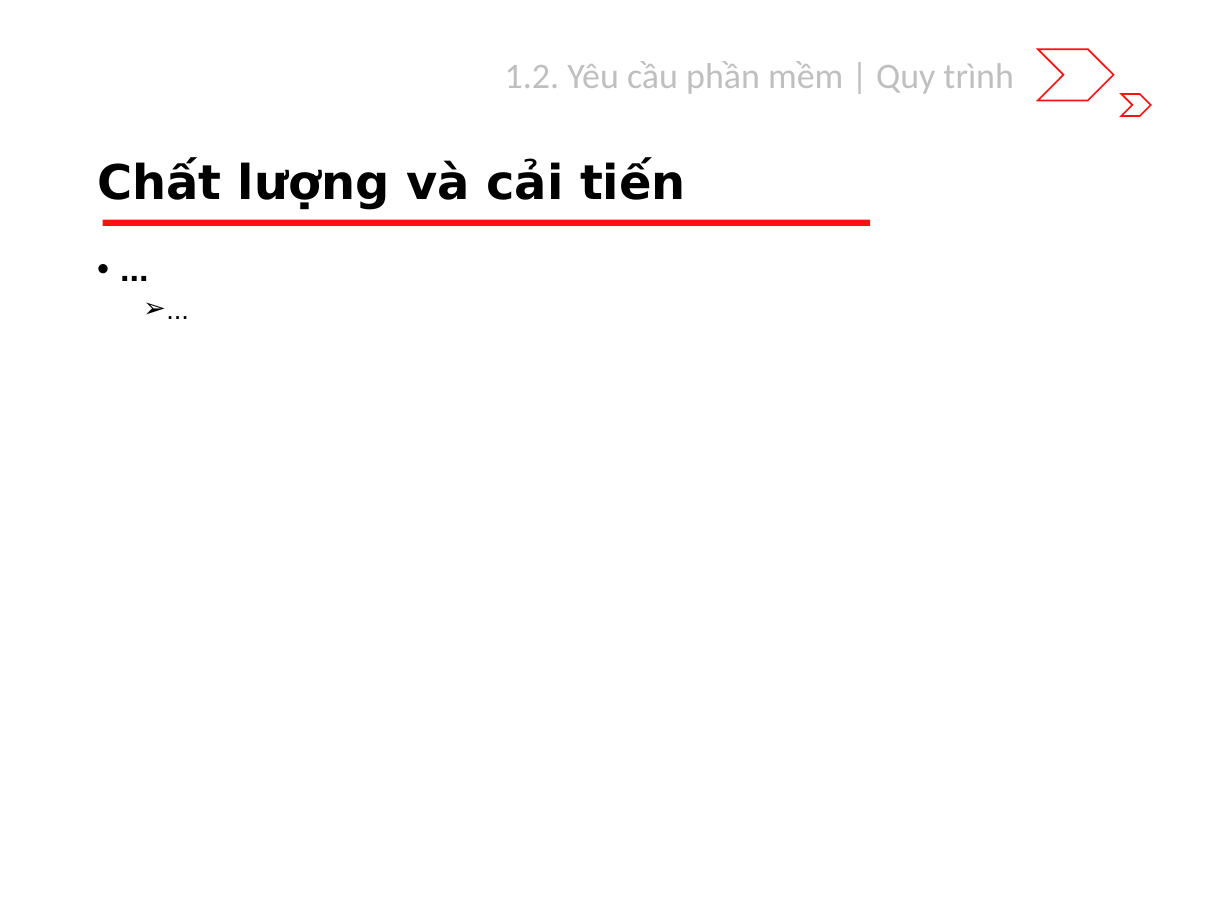
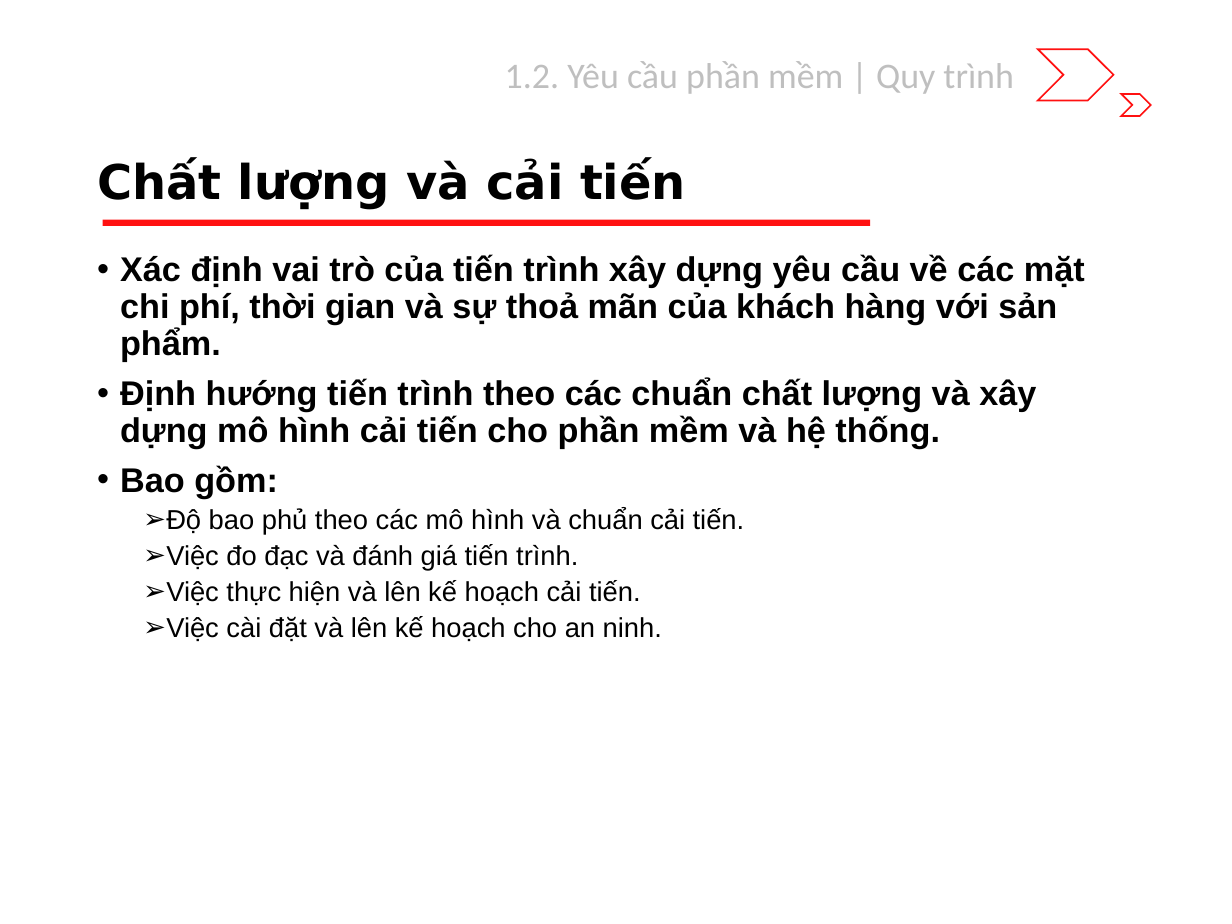
Before and after one commit to riverspart/uet-adv-sw-engineering, a slide deck: slide 14 of slide/dev/chapter_1/slide.pptx (slide 11 before the commit). Drawn at 1232x924 pixels with LibreOffice and Linux fonts; fonts in the diff are those of the drawing. Boxes give left, top, right and bottom in pixels: in the first picture for what was removed or moved away, otherwise in the second. Text is boxed around its words. In the diff, an @@ line names an element or a change of style, - is before the commit and + after.

```diff
--- a/slide/dev/chapter_1/slide.pptx
+++ b/slide/dev/chapter_1/slide.pptx
@@ text at bbox=[120, 254, 1085, 641]: text changed @@
-• ...
-  ➢ ...
+• Xác định vai trò của tiến trình xây dựng yêu cầu về các mặt chi phí, thời gian và sự thoả mãn của khách hàng với sản phẩm.
+• Định hướng tiến trình theo các chuẩn chất lượng và xây dựng mô hình cải tiến cho phần mềm và hệ thống.
+• Bao gồm:
+  ➢ Độ bao phủ theo các mô hình và chuẩn cải tiến.
+  ➢ Việc đo đạc và đánh giá tiến trình.
+  ➢ Việc thực hiện và lên kế hoạch cải tiến.
+  ➢ Việc cài đặt và lên kế hoạch cho an ninh.
```
Also in this commit, not shown: 3 other slides changed, 3 slides added, 1 other file.
